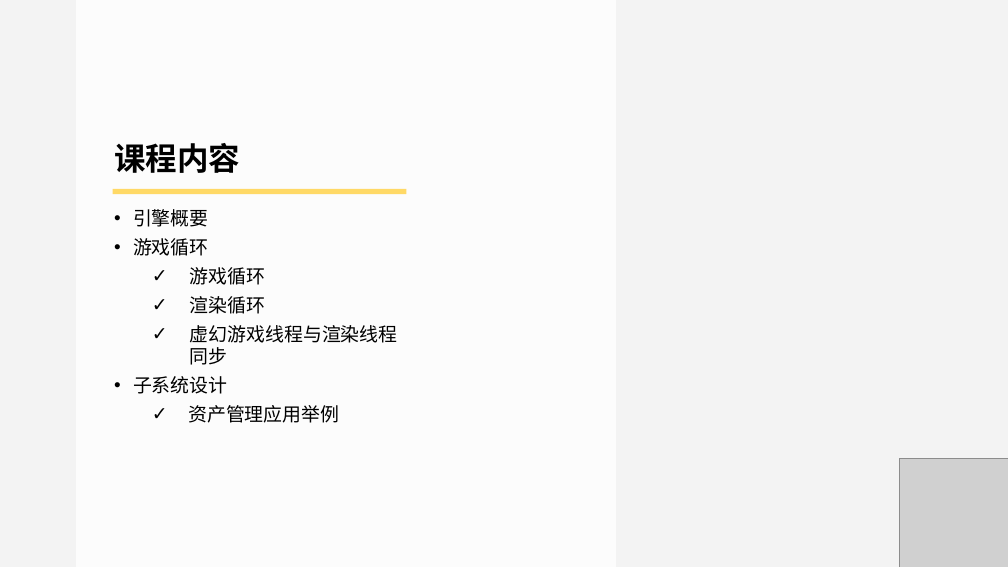
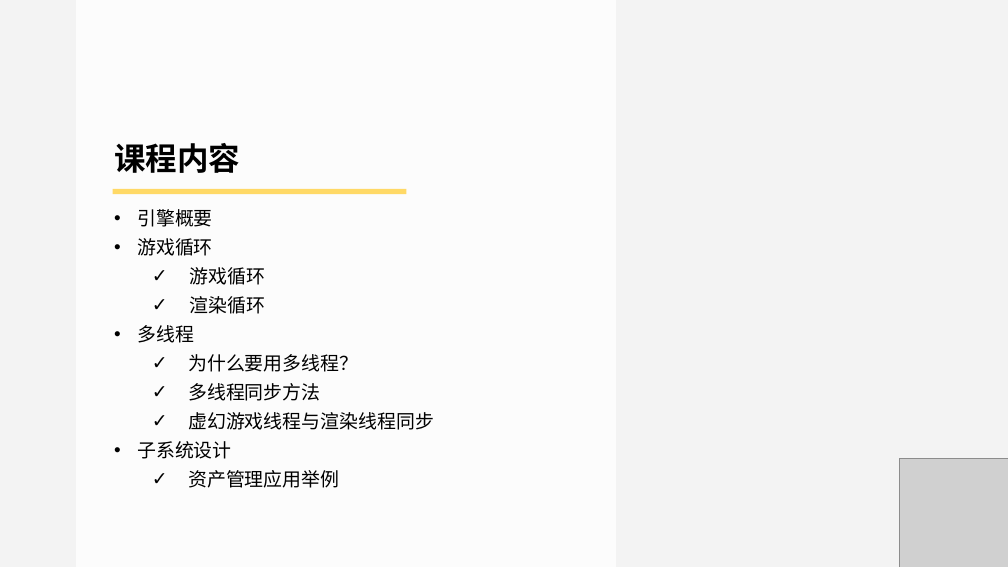
Before and after one commit to doomlover/KSGameEngineTutorials, a slide deck: slide 2 of PPTs/04.引擎基础概念与底层实用系统.pptx. Drawn at 1008x567 pixels with LibreOffice and Linux fonts; fonts in the diff are those of the drawing; grey boxes stand for pictures. Boxes give left, top, right and bottom in pixels: in the first picture for what was removed or moved away, otherwise in the second. Text is boxed around its words. In the diff, an @@ line names an element or a change of style, - is before the commit and + after.

Commit message:
update ppt

```diff
--- a/PPTs/04.引擎基础概念与底层实用系统.pptx
+++ b/PPTs/04.引擎基础概念与底层实用系统.pptx
@@ text at (x1=138, y1=325, x2=358, y2=401): paragraphs added @@
+• 多线程
+  ✓ 为什么要用多线程？
+  ✓ 多线程同步方法
@@ text at (x1=188, y1=412, x2=434, y2=430): indent changed @@
```
